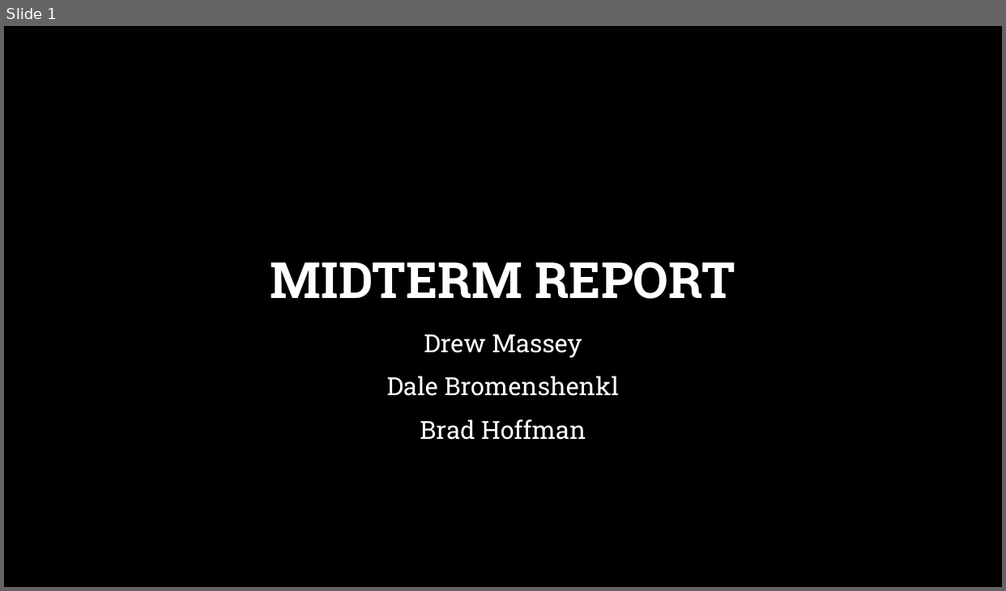
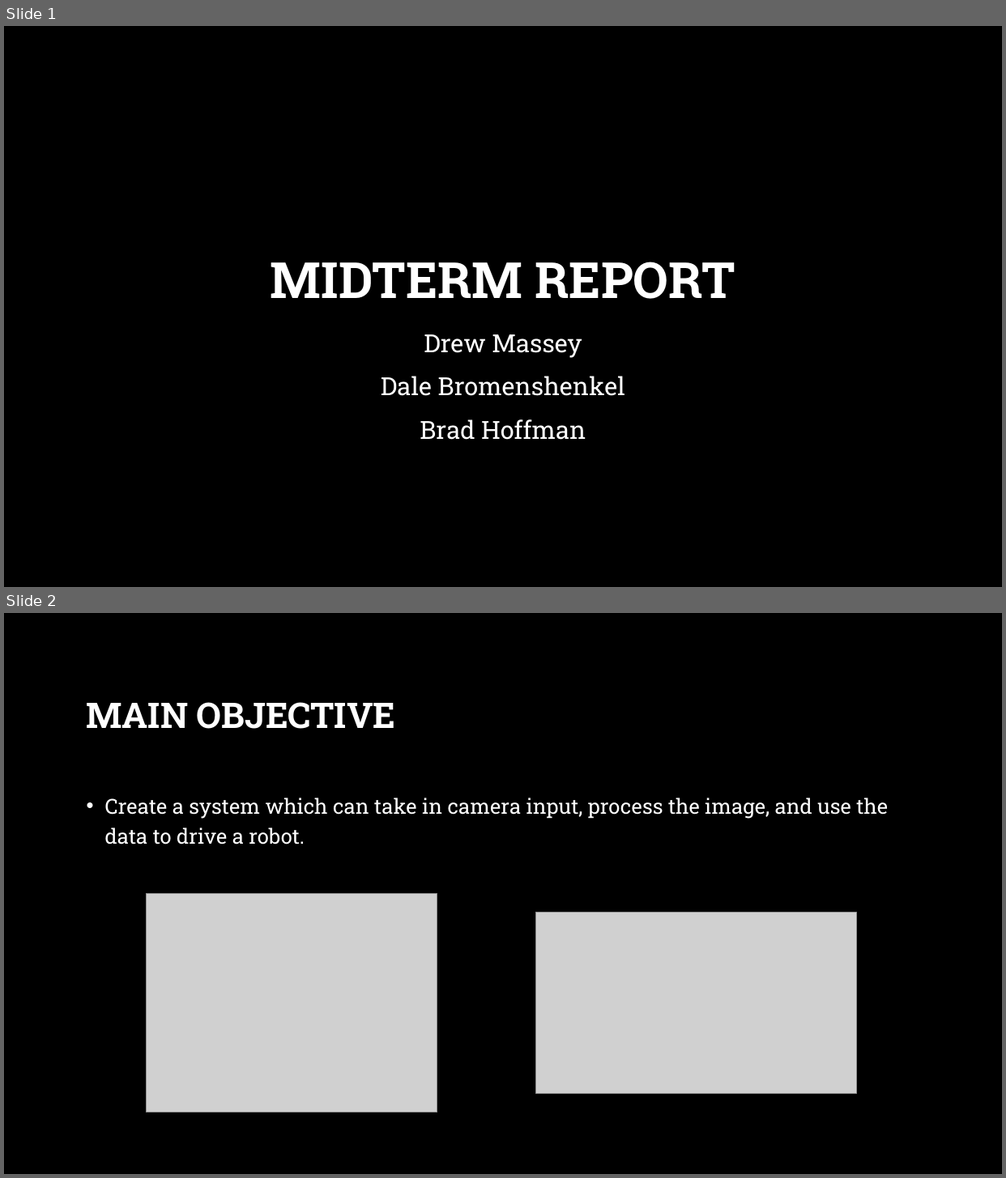
Before and after one commit to james-massey/AdvancedReality, a slide deck: Midterm Presentation.pptx. Shown one above the other, each under a label of ours: slide 1 before the commit, slides 1 and 2 after it. The pictures are 1006x591 and 1006x1178 pixels, drawn with LibreOffice and Linux fonts; fonts in the diff are those of the drawing; grey boxes stand for pictures; background and template pictures are left out. Boxes give left, top, right and bottom in pixels: in the first picture for what was removed or moved away, otherwise in the second. Text is boxed around its words. In the diff, an @@ line names an element or a change of style, - is before the commit and + after.

```diff
--- a/Midterm Presentation.pptx
+++ b/Midterm Presentation.pptx
@@ slide 2 added at (4, 613, 1002, 1174), background picture (left out) @@
@@ title added at (87, 702, 396, 729), 34 pt, text #FFFFFF, bold @@
+MAIN OBJECTIVE
@@ text added at (105, 798, 888, 845), 20 pt, text #FFFFFF @@
+• Create a system which can take in camera input, process the image, and use the data to drive a robot.
@@ picture added at (147, 894, 437, 1112) @@
@@ picture added at (536, 913, 858, 1093) @@
@@ slide 1 changed as well @@
@@ subtitle at (381, 376, 625, 396): text changed @@
-Dale Bromenshenkl
+Dale Bromenshenkel
```
Also in this commit, not shown: 4 other slides added.
